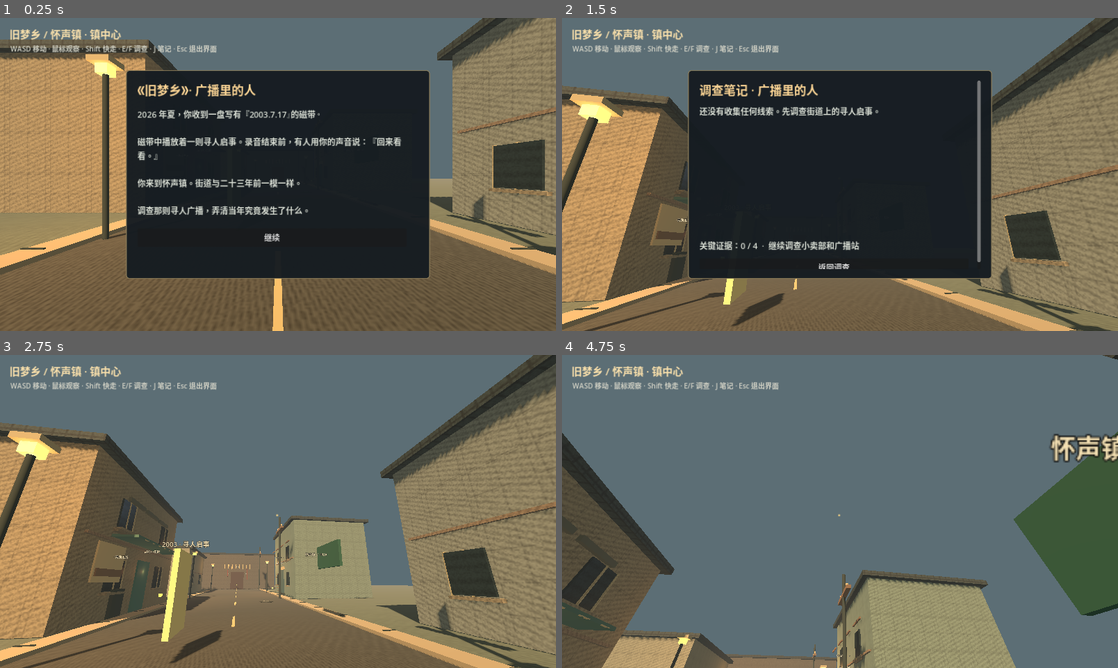
Above: before the commit, frames 1-4 (two rows, left to right).
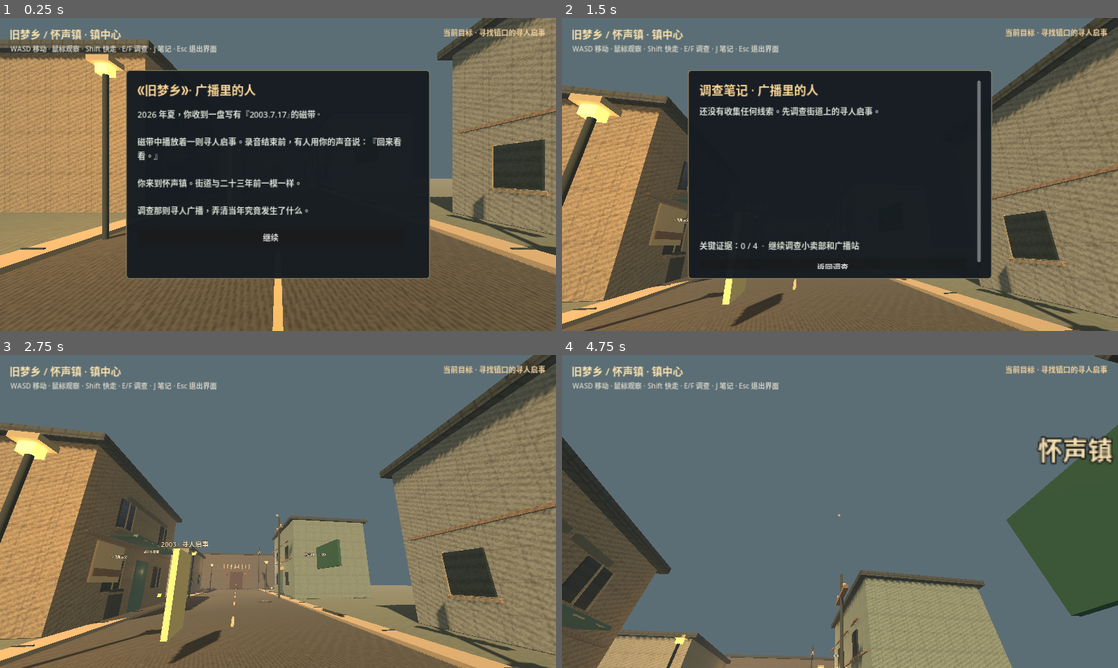
Above: after the commit, the same moments.

Repository: AureliusWu/Game2
Game: Godot game, scene res://scenes/main.tscn
Same seed, same stepped clock (60 frames per second), same inputs: the game is played once before the commit and once after it.
Inputs (mouse positions are in pixels of both pictures, inside the frame that each line leads up to):
- Up to frame 1 (0.25 s): no input
- Up to frame 2 (1.5 s): click "继续" at 0.5 s; tap Enter at 1.25 s; move the mouse to (867, 174) at 1.27 s; hold W from 1.28 s (still down); tap J at 1.35 s
- Up to frame 3 (2.75 s): release W at 2 s; click "返回调查" at 2 s
- Up to frame 4 (4.75 s): tap Space at 2.75 s; move the mouse to (812, 511) at 2.77 s; hold W from 2.78 s (still down); tap E at 2.85 s; move the mouse to (851, 505) at 3.52 s; tap F at 3.6 s; move the mouse to (834, 517) at 4.27 s; tap Shift at 4.35 s

The runs differ from the first frame. In frame 1, 0.4% of the frame differs, in the area x 47-99%, y 3-72%; in frame 2, 2.5%; in frame 3, 3.8%; in frame 4, 5.3%, in the area x 0-100%, y 0-100%.

Commit message:
feat: improve gaze interaction, objective hints, scalable UI, continuing interviews and town anomaly

Diff:
--- a/scripts/game.gd
+++ b/scripts/game.gd
@@ -3,6 +3,7 @@
 const WorldBuilder = preload("res://scripts/world.gd")
 const Ambience = preload("res://scripts/ambience.gd")
 const Interviews = preload("res://scripts/interviews.gd")
+const Interaction = preload("res://scripts/interaction.gd")
 const EVIDENCE := {
     "poster": {
         "name": "寻人启事",
@@ -43,6 +44,10 @@
     "radio_testimony": {
         "name": "陈站长的证词",
         "text": "21:47 听到的是广播站内线监听设备的声音，当时没有对全镇播放。22:16 才正式播报寻人启事；这两个时间对应不同事件。"
+    },
+    "town_echo": {
+        "name": "镇中心的回声",
+        "text": "从广播站回到街上时，原本空荡的巷口响起三次敲门声。广播喇叭没有接电，却传来一句：『怀声镇的乡亲，请不要回答。』声音与录音内的异常节奏一致。"
     }
 }
 const REQUIRED := ["poster", "ledger", "log", "tape"]
@@ -61,6 +66,7 @@
 var hud: Control
 var title_label: Label
 var help_label: Label
+var objective_label: Label
 var prompt_label: Label
 var crosshair: Label
 var modal: PanelContainer
@@ -76,6 +82,7 @@
     add_child(ambience)
     _create_ui()
     _go_to("street", true)
+    get_viewport().size_changed.connect(_layout_modal)
     if finished:
         _message("《旧梦乡》· 广播里的人",
             "你已经揭开了这起案件的第一层矛盾。\n\n档案与线索仍然保留。按 J 可以重新阅读调查笔记。")
@@ -123,6 +130,18 @@
     help_label.add_theme_font_size_override("font_size", 16)
     help_label.add_theme_color_override("font_color", Color(0.82, 0.82, 0.77))
     hud.add_child(help_label)
+    objective_label = Label.new()
+    objective_label.anchor_left = 1.0
+    objective_label.anchor_right = 1.0
+    objective_label.offset_left = -380.0
+    objective_label.offset_right = -25.0
+    objective_label.offset_top = 20.0
+    objective_label.offset_bottom = 84.0
+    objective_label.horizontal_alignment = HORIZONTAL_ALIGNMENT_RIGHT
+    objective_label.autowrap_mode = TextServer.AUTOWRAP_WORD_SMART
+    objective_label.add_theme_font_size_override("font_size", 17)
+    objective_label.add_theme_color_override("font_color", Color(0.96, 0.82, 0.60))
+    hud.add_child(objective_label)
     crosshair = Label.new()
     crosshair.text = "·"
     crosshair.set_anchors_preset(Control.PRESET_CENTER)
@@ -157,6 +176,18 @@
     modal.add_theme_stylebox_override("panel", style)
     modal.visible = false
     layer.add_child(modal)
+    _layout_modal()
+
+func _layout_modal() -> void:
+    if modal == null:
+        return
+    var view: Vector2 = get_viewport().get_visible_rect().size
+    var half_width: float = minf(350.0, maxf(160.0, (view.x - 36.0) * 0.5))
+    var half_height: float = minf(240.0, maxf(130.0, (view.y - 36.0) * 0.5))
+    modal.offset_left = -half_width
+    modal.offset_right = half_width
+    modal.offset_top = -half_height
+    modal.offset_bottom = half_height
 
 func _begin_modal(heading: String) -> VBoxContainer:
     for old in modal.get_children():
@@ -173,7 +204,7 @@
     scroller.horizontal_scroll_mode = ScrollContainer.SCROLL_MODE_DISABLED
     scroller.size_flags_vertical = Control.SIZE_EXPAND_FILL
     margin.add_child(scroller)
-    stack.custom_minimum_size = Vector2(620, 0)
+    stack.custom_minimum_size = Vector2(maxf(240.0, modal.offset_right - modal.offset_left - 85.0), 0)
     scroller.add_child(stack)
     var title := Label.new()
     title.text = heading
@@ -238,6 +269,13 @@
     player.rotation.y = 0
     eye.rotation.x = 0
     _update_location_label()
+    _update_objective()
+    # The first return to town after hearing the private recording is a quiet, one-shot anomaly.
+    if not initial and zone == "street" and collected.has("tape") and not collected.has("town_echo"):
+        collected["town_echo"] = true
+        _save()
+        ambience.play_radio_anomaly()
+        _message("异常记录 · 失声的广播", str(EVIDENCE["town_echo"]["text"]))
 
 func _set_mood(unstable: bool) -> void:
     var atmosphere := get_node_or_null("WorldEnvironment") as WorldEnvironment
@@ -249,6 +287,25 @@
     if sunlight != null:
         sunlight.light_energy = 0.49 if unstable else 0.9
 
+func _update_objective() -> void:
+    if objective_label == null:
+        return
+    if finished:
+        objective_label.text = "第一案已结 · 按 J 回看笔记"
+        return
+    if _ready_to_deduce():
+        objective_label.text = "线索已齐 · 按 J 整理时间线并推理"
+        return
+    var count: int = _required_found()
+    if not collected.has("poster"):
+        objective_label.text = "当前目标 · 寻找镇口的寻人启事"
+    elif not collected.has("ledger"):
+        objective_label.text = "当前目标 · 查看小卖部账本"
+    elif not collected.has("log") or not collected.has("tape"):
+        objective_label.text = "当前目标 · 调查旧广播站"
+    else:
+        objective_label.text = "关键线索 " + str(count) + " / 4"
+
 func _update_location_label() -> void:
     var names := {"street": "怀声镇 · 镇中心", "shop": "吉祥小卖部", "radio": "旧广播站", "shrine": "怀声祠"}
     title_label.text = "旧梦乡 / " + names.get(current_zone, current_zone)
@@ -260,25 +317,14 @@
         prompt_label.text = ""
         focus_id = ""
         return
-    var best_score: float = -99.0
     focus_id = ""
-    var chosen_name: String = ""
-    var view: Vector3 = -eye.global_transform.basis.z
-    for entry in world.hotspots:
-        var target: Vector3 = entry["position"]
-        var diff: Vector3 = target - eye.global_position
-        var distance: float = diff.length()
-        if distance > 3.2 or distance < 0.01:
-            continue
-        var alignment: float = view.dot(diff.normalized())
-        if alignment < 0.35:
-            continue
-        var score: float = alignment * 3.0 - distance * 0.32
-        if score > best_score:
-            best_score = score
-            focus_id = entry["id"]
-            chosen_name = entry["name"]
-    prompt_label.text = ("[ E ]  " + chosen_name) if focus_id != "" else ""
+    prompt_label.text = ""
+    if Input.mouse_mode != Input.MOUSE_MODE_CAPTURED:
+        return
+    var selected: Dictionary = Interaction.choose(eye, world.hotspots, get_world_3d().direct_space_state)
+    if not selected.is_empty():
+        focus_id = str(selected["id"])
+        prompt_label.text = "[ E ]  " + str(selected["name"])
 
 func _input(event: InputEvent) -> void:
     if event is InputEventKey and event.pressed and not event.echo:
@@ -332,7 +378,10 @@
             collected[clue] = true
             _save()
         var suffix: String = "\n\n（新证词已收入调查笔记）" if clue != "" else ""
-        _message(str(witness["name"]), str(topic["text"]) + suffix)
+        var stack := _begin_modal(str(witness["name"]))
+        _add_text(stack, str(topic["text"]) + suffix, 240.0)
+        _add_button(stack, "继续问话", Callable(self, "_interview").bind(person))
+        _add_button(stack, "结束问话", Callable(self, "_close_modal"))
         return
 
 func _investigate(id: String) -> void:
@@ -342,6 +391,7 @@
     collected[id] = true
     if first_time:
         _save()
+    _update_objective()
     if first_time and id == "tape":
         world.haunted = true
         world.build_zone(current_zone)
@@ -413,6 +463,7 @@
     ambience.play_last_call()
     _save()
     _update_location_label()
+    _update_objective()
     var witness_note: String = ""
     if collected.has("shop_testimony") and collected.has("radio_testimony"):
         witness_note = "\n\n你还确认了两条容易被误读的证词：账本只能证明有人叫了小禾的名字，内线录音不等于全镇广播。"
